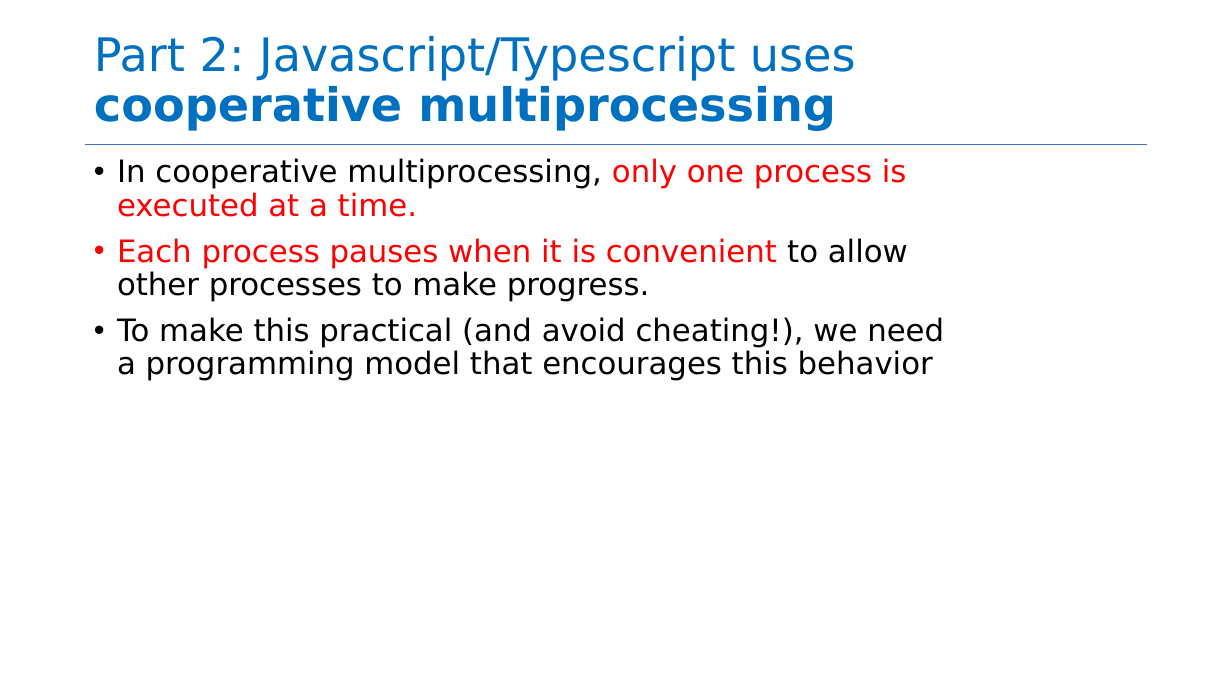
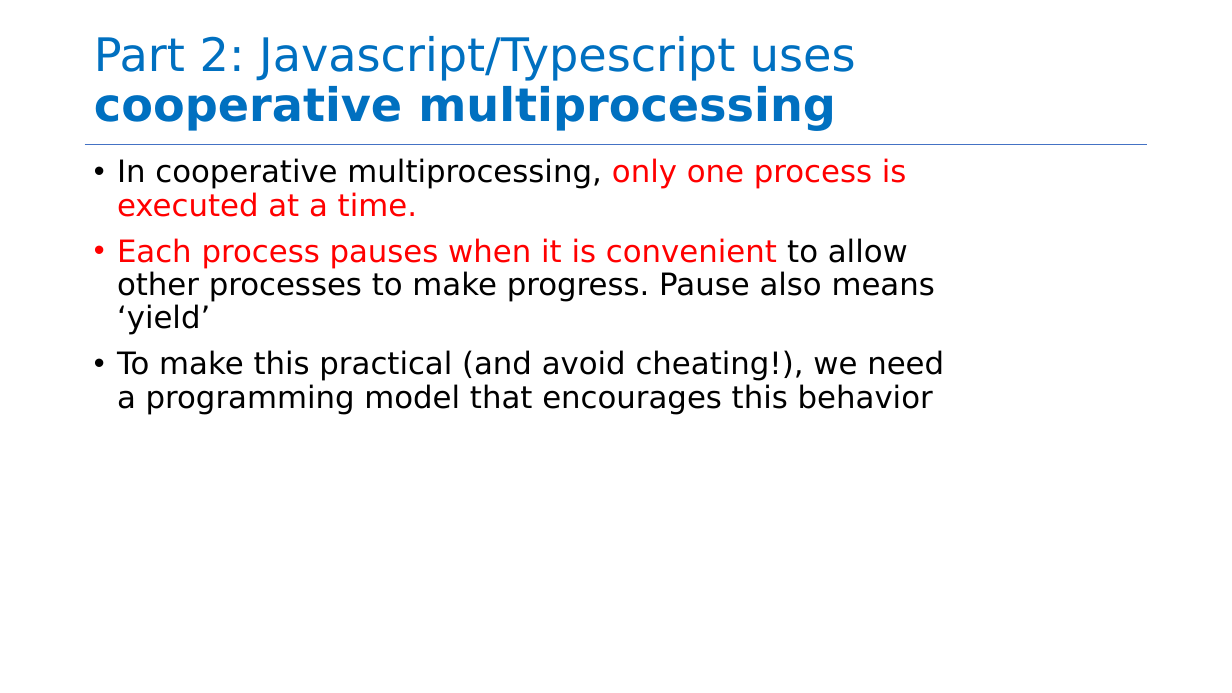
Before and after one commit to neu-se/CS4530-Fall-2026, a slide deck: slide 6 of Slides/Module 08 Concurrency.pptx. Drawn at 1232x693 pixels with LibreOffice and Linux fonts; fonts in the diff are those of the drawing. Boxes give left, top, right and bottom in pixels: in the first picture for what was removed or moved away, otherwise in the second. Text is boxed around its words. In the diff, an @@ line names an element or a change of style, - is before the commit and + after.

```diff
--- a/Slides/Module 08 Concurrency.pptx
+++ b/Slides/Module 08 Concurrency.pptx
@@ text at [117,238,935,335]: text changed @@
-• Each process pauses when it is convenient to allow other processes to make progress.
+• Each process pauses when it is convenient to allow other processes to make progress. Pause also means ‘yield’
```
Also in this commit, not shown: 11 other slides changed, 7 slides added, 1 other file.
